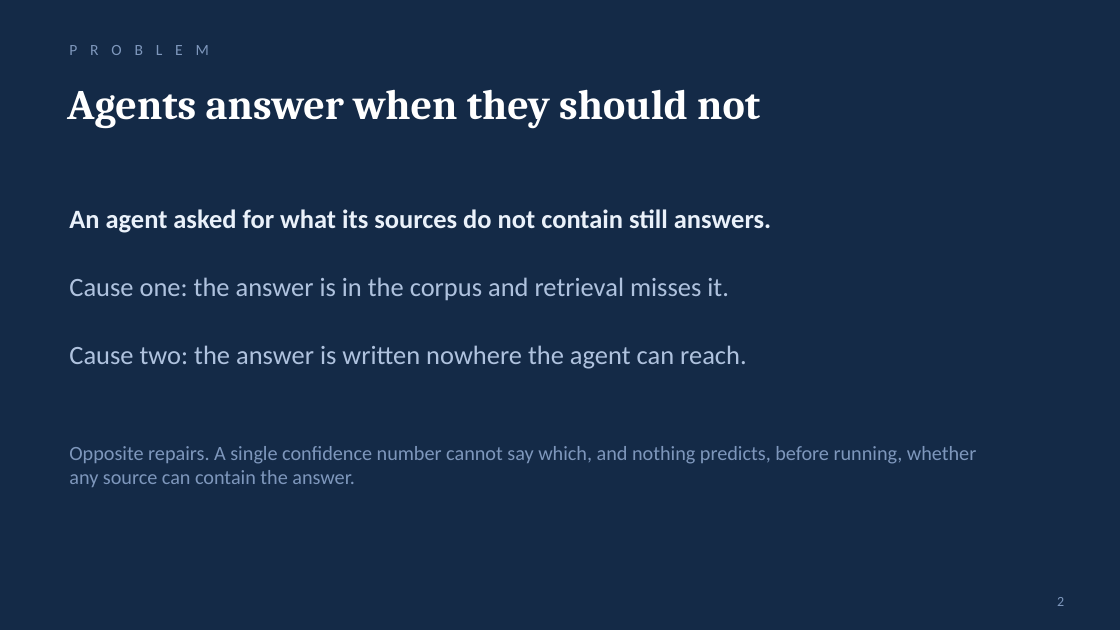
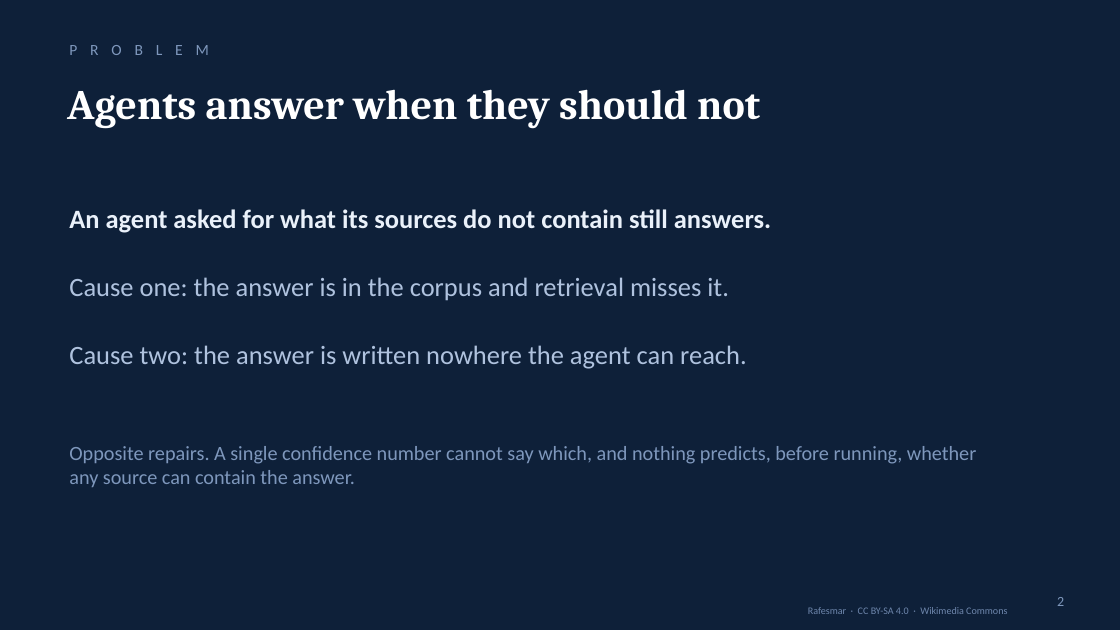
Before and after one commit to shecode-hue/knowing-where-not-to-look, a slide deck: slide 2 of presentation/knowing_where_not_to_look.pptx. Drawn at 1120x630 pixels with LibreOffice and Linux fonts; fonts in the diff are those of the drawing; background and template pictures are left out. Boxes give left, top, right and bottom in pixels: in the first picture for what was removed or moved away, otherwise in the second. Text is boxed around its words. In the diff, an @@ line names an element or a change of style, - is before the commit and + after.

Commit message:
Photographs on the three type slides, licenses verified in code
fetch_images.py queries the Wikimedia Commons API, keeps only PD, CC0,
CC BY or CC BY-SA candidates at 1600px or wider, verifies each download
with PIL, and records artist and license in credits.json. The build
mounts each photo full-bleed under a deep-navy overlay and sets the
credit on-slide at 6.5pt. The previewer learned cover-cropping and
alpha overlays so the effect was judged from pixels.

```diff
--- a/presentation/knowing_where_not_to_look.pptx
+++ b/presentation/knowing_where_not_to_look.pptx
@@ rectangle added at (0,0,1120,629), fill #0E1F38 at 90% opacity @@
@@ text added at (808,607,1007,614), 6.5 pt, text #6E86AC @@
+Rafesmar · CC BY-SA 4.0 · Wikimedia Commons
```
Also in this commit, not shown: 2 other slides changed, 7 other files.
